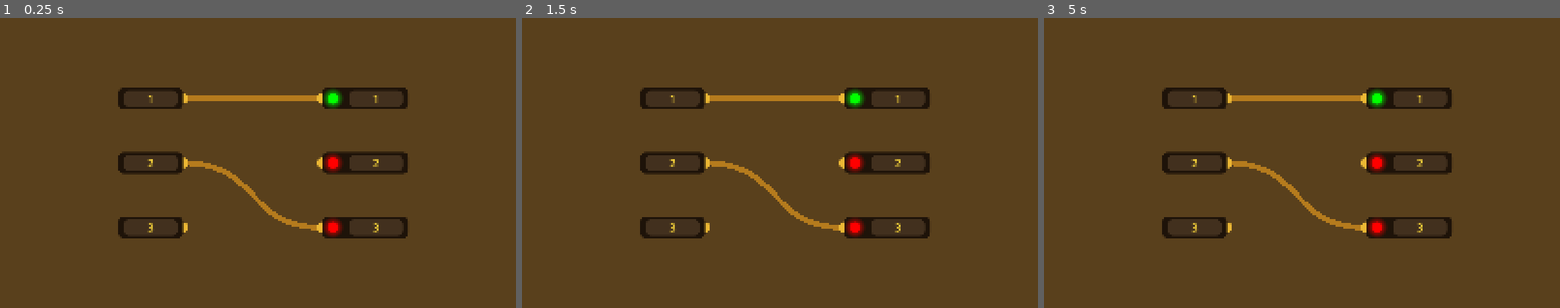
Above: before the commit, frames 1-3 (left to right).
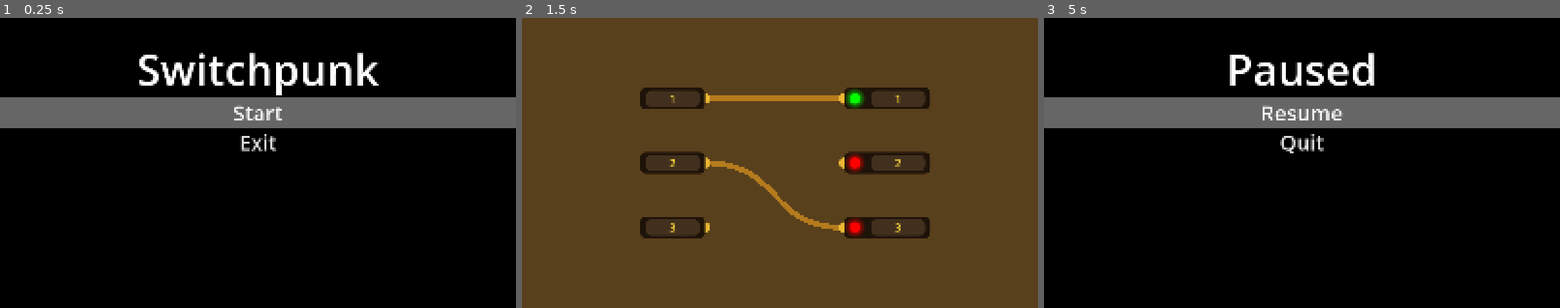
Above: after the commit, the same moments.

Repository: elemel/switchpunk
Game: Godot game, scene res://scenes/main.tscn
Two runs of this game, one before a commit and one after it. Both use one fixed random seed, a clock stepped at 60 frames per second and the inputs below.
Inputs (mouse positions are in pixels of both pictures, inside the frame that each line leads up to):
- Up to frame 1 (0.25 s): no input
- Up to frame 2 (1.5 s): click (780, 113) at 0.5 s, where only the run after the commit has a clickable "Start"; tap Enter at 1.25 s; move the mouse to (893, 148) at 1.27 s; press the mouse at (893, 148) at 1.28 s
- Up to frame 3 (5 s): tap Space at 2, 3.5 s; move the mouse to (1198, 177) at 2.02 s; release the mouse at (1198, 177) at 2.03 s; click (1198, 177) at 2.1 s; tap Enter at 2.75, 4.25 s; move the mouse to (1353, 99) at 2.77 s; press the mouse at (1353, 99) at 2.78 s; move the mouse to (1276, 221) at 3.52 s; release the mouse at (1276, 221) at 3.53 s; click (1276, 221) at 3.6 s; move the mouse to (1456, 206) at 4.27 s; press the mouse at (1456, 206) at 4.28 s; tap Escape (ui_cancel) at 4.9 s

The runs differ from the first frame. In frame 1, 100% of the frame differs, in the area x 0-100%, y 0-100%; in frame 2, nothing differs; in frame 3, 100%.

Commit message:
Rename project to Switchpunk

Diff:
--- a/game/project.godot
+++ b/game/project.godot
@@ -10,7 +10,7 @@
 
 [application]
 
-config/name="Old Tech"
+config/name="Switchpunk"
 run/main_scene="res://scenes/main.tscn"
 config/features=PackedStringArray("4.7", "GL Compatibility")
 config/icon="res://icon.svg"
@@ -31,6 +31,11 @@
 "events": [Object(InputEventMouseButton,"resource_local_to_scene":false,"resource_name":"","device":-1,"window_id":0,"a …(261 unchanged characters)…
 ]
 }
+pause={
+"deadzone": 0.2,
+"events": [Object(InputEventKey,"resource_local_to_scene":false,"resource_name":"","device":-1,"window_id":0,"alt_pressed":false,"shift_pressed":false,"ctrl_pressed":false,"meta_pressed":false,"pressed":false,"keycode":0,"physical_keycode":80,"key_label":0,"unicode":112,"location":0,"echo":false,"script":null)
+]
+}
 
 [physics]
 
--- a/game/scenes/main.tscn
+++ b/game/scenes/main.tscn
@@ -1,12 +1,26 @@
 [gd_scene format=3 uid="uid://dc1k8c1u03wl2"]
 
 [ext_resource type="Script" uid="uid://dvjnp03qo10wv" path="res://scripts/player.gd" id="1_tbgi4"]
+[ext_resource type="Script" uid="uid://b5om17iyx8ye0" path="res://scripts/main.gd" id="1_tefeu"]
 [ext_resource type="PackedScene" uid="uid://byaeh6ahs4sw7" path="res://scenes/output_port.tscn" id="3_tipki"]
 [ext_resource type="PackedScene" uid="uid://cnjbj6uejr56e" path="res://scenes/input_port.tscn" id="4_85g3d"]
 [ext_resource type="PackedScene" uid="uid://r2y041fo0bby" path="res://scenes/wire.tscn" id="4_jyhfs"]
 [ext_resource type="PackedScene" uid="uid://cw2cirah7xdc0" path="res://scenes/levels/level_1.tscn" id="5_tbgi4"]
+[ext_resource type="Script" uid="uid://dofoi167hatt1" path="res://scripts/screens/pause_screen.gd" id="7_o6xl0"]
+[ext_resource type="Theme" uid="uid://cjmuympwmgir7" path="res://themes/button_theme.tres" id="8_tipki"]
+[ext_resource type="StyleBox" uid="uid://bjtvfauwsxb70" path="res://styles/buttons/button_focus_style.tres" id="9_85g3d"]
+[ext_resource type="StyleBox" uid="uid://bgivmmvxrq3fs" path="res://styles/buttons/button_normal_style.tres" id="9_choun"]
+[ext_resource type="StyleBox" uid="uid://yx6egmjdr2ug" path="res://styles/buttons/button_pressed_style.tres" id="10_ya4ey"]
+[ext_resource type="StyleBox" uid="uid://c8bnm3vu4xrbs" path="res://styles/buttons/button_hover_style.tres" id="11_eb6dy"]
+[ext_resource type="Script" uid="uid://xxo0es8kjqtc" path="res://scripts/screens/title_screen.gd" id="13_trceg"]
 
-[node name="Main" type="Node2D" unique_id=1967515149]
+[sub_resource type="StyleBoxFlat" id="StyleBoxFlat_ya4ey"]
+bg_color = Color(0, 0, 0, 1)
+
+[node name="Main" type="Node2D" unique_id=1967515149 node_paths=PackedStringArray("pause_screen")]
+process_mode = 3
+script = ExtResource("1_tefeu")
+pause_screen = NodePath("PauseScreen")
 
 [node name="Player" type="Node2D" parent="." unique_id=457860793]
 script = ExtResource("1_tbgi4")
@@ -20,3 +34,122 @@
 [node name="Levels" type="Node2D" parent="." unique_id=1347675565]
 
 [node name="Level1" parent="Levels" unique_id=1959346673 instance=ExtResource("5_tbgi4")]
+
+[node name="PauseScreen" type="CanvasLayer" parent="." unique_id=1497890181 node_paths=PackedStringArray("title_screen", "resume_button", "quit_button")]
+visible = false
+script = ExtResource("7_o6xl0")
+title_screen = NodePath("../TitleScreen")
+resume_button = NodePath("VBoxContainer/ResumeButton")
+quit_button = NodePath("VBoxContainer/QuitButton")
+
+[node name="ColorRect" type="ColorRect" parent="PauseScreen" unique_id=1036024892]
+anchors_preset = 15
+anchor_right = 1.0
+anchor_bottom = 1.0
+grow_horizontal = 2
+grow_vertical = 2
+color = Color(0, 0, 0, 1)
+
+[node name="VBoxContainer" type="VBoxContainer" parent="PauseScreen" unique_id=1229252601]
+anchors_preset = 10
+anchor_right = 1.0
+offset_bottom = 308.0
+grow_horizontal = 2
+theme_override_constants/separation = 0
+
+[node name="HSeparator" type="HSeparator" parent="PauseScreen/VBoxContainer" unique_id=954601363]
+custom_minimum_size = Vector2(0, 100)
+layout_mode = 2
+theme_override_constants/separation = 0
+theme_override_styles/separator = SubResource("StyleBoxFlat_ya4ey")
+
+[node name="TitleLabel" type="Label" parent="PauseScreen/VBoxContainer" unique_id=1551781185]
+layout_mode = 2
+theme_override_font_sizes/font_size = 200
+text = "Paused"
+horizontal_alignment = 1
+
+[node name="ResumeButton" type="Button" parent="PauseScreen/VBoxContainer" unique_id=125333345]
+layout_mode = 2
+theme = ExtResource("8_tipki")
+theme_override_constants/h_separation = 0
+theme_override_styles/normal = ExtResource("9_choun")
+theme_override_styles/pressed = ExtResource("10_ya4ey")
+theme_override_styles/hover = ExtResource("11_eb6dy")
+theme_override_styles/hover_pressed = ExtResource("10_ya4ey")
+theme_override_styles/disabled = ExtResource("9_choun")
+theme_override_styles/focus = ExtResource("9_85g3d")
+text = "Resume"
+
+[node name="QuitButton" type="Button" parent="PauseScreen/VBoxContainer" unique_id=71978203]
+layout_mode = 2
+theme = ExtResource("8_tipki")
+theme_override_constants/h_separation = 0
+theme_override_styles/normal = ExtResource("9_choun")
+theme_override_styles/pressed = ExtResource("10_ya4ey")
+theme_override_styles/hover = ExtResource("11_eb6dy")
+theme_override_styles/hover_pressed = ExtResource("10_ya4ey")
+theme_override_styles/disabled = ExtResource("9_choun")
+theme_override_styles/focus = ExtResource("9_85g3d")
+text = "Quit"
+
+[node name="TitleScreen" type="CanvasLayer" parent="." unique_id=1159122221 node_paths=PackedStringArray("start_button", "exit_button")]
+script = ExtResource("13_trceg")
+start_button = NodePath("VBoxContainer/StartButton")
+exit_button = NodePath("VBoxContainer/ExitButton")
+
+[node name="ColorRect" type="ColorRect" parent="TitleScreen" unique_id=1514991834]
+anchors_preset = 15
+anchor_right = 1.0
+anchor_bottom = 1.0
+grow_horizontal = 2
+grow_vertical = 2
+color = Color(0, 0, 0, 1)
+
+[node name="VBoxContainer" type="VBoxContainer" parent="TitleScreen" unique_id=2044592572]
+anchors_preset = 10
+anchor_right = 1.0
+offset_bottom = 308.0
+grow_horizontal = 2
+theme_override_constants/separation = 0
+
+[node name="HSeparator" type="HSeparator" parent="TitleScreen/VBoxContainer" unique_id=1385399693]
+custom_minimum_size = Vector2(0, 100)
+layout_mode = 2
+theme_override_constants/separation = 0
+theme_override_styles/separator = SubResource("StyleBoxFlat_ya4ey")
+
+[node name="TitleLabel" type="Label" parent="TitleScreen/VBoxContainer" unique_id=706183881]
+layout_mode = 2
+theme_override_font_sizes/font_size = 200
+text = "Switchpunk"
+horizontal_alignment = 1
+
+[node name="StartButton" type="Button" parent="TitleScreen/VBoxContainer" unique_id=275550362]
+layout_mode = 2
+theme = ExtResource("8_tipki")
+theme_override_constants/h_separation = 0
+theme_override_styles/normal = ExtResource("9_choun")
+theme_override_styles/pressed = ExtResource("10_ya4ey")
+theme_override_styles/hover = ExtResource("11_eb6dy")
+theme_override_styles/hover_pressed = ExtResource("10_ya4ey")
+theme_override_styles/disabled = ExtResource("9_choun")
+theme_override_styles/focus = ExtResource("9_85g3d")
+text = "Start"
+
+[node name="ExitButton" type="Button" parent="TitleScreen/VBoxContainer" unique_id=169362708]
+layout_mode = 2
+theme = ExtResource("8_tipki")
+theme_override_constants/h_separation = 0
+theme_override_styles/normal = ExtResource("9_choun")
+theme_override_styles/pressed = ExtResource("10_ya4ey")
+theme_override_styles/hover = ExtResource("11_eb6dy")
+theme_override_styles/hover_pressed = ExtResource("10_ya4ey")
+theme_override_styles/disabled = ExtResource("9_choun")
+theme_override_styles/focus = ExtResource("9_85g3d")
+text = "Exit"
+
+[connection signal="pressed" from="PauseScreen/VBoxContainer/ResumeButton" to="PauseScreen" method="_on_resume_button_pressed"]
+[connection signal="pressed" from="PauseScreen/VBoxContainer/QuitButton" to="PauseScreen" method="_on_quit_button_pressed"]
+[connection signal="pressed" from="TitleScreen/VBoxContainer/StartButton" to="TitleScreen" method="_on_start_button_pressed"]
+[connection signal="pressed" from="TitleScreen/VBoxContainer/ExitButton" to="TitleScreen" method="_on_exit_button_pressed"]
--- /dev/null
+++ b/game/scripts/main.gd
@@ -0,0 +1,26 @@
+extends Node2D
+class_name Main
+
+@export var pause_screen: PauseScreen
+
+var is_web := false
+
+
+func _ready() -> void:
+	is_web = OS.has_feature("web")
+
+
+func _unhandled_input(event: InputEvent) -> void:
+	if event.is_action_pressed("pause"):
+		pause()
+		get_viewport().set_input_as_handled()
+
+	if event.is_action_pressed("ui_cancel") and not is_web:
+		pause()
+		get_viewport().set_input_as_handled()
+
+
+func pause() -> void:
+	get_tree().paused = true
+	pause_screen.visible = true
+	pause_screen.resume_button.grab_focus()
--- /dev/null
+++ b/game/scripts/screens/pause_screen.gd
@@ -0,0 +1,35 @@
+extends CanvasLayer
+class_name PauseScreen
+
+@export var title_screen: TitleScreen
+
+@export var resume_button: Button
+@export var quit_button: Button
+
+var is_web := OS.has_feature("web")
+
+
+func _on_resume_button_pressed() -> void:
+	resume()
+	get_viewport().set_input_as_handled()
+
+
+func _unhandled_input(event: InputEvent) -> void:
+	if visible and event.is_action_pressed("pause"):
+		resume()
+		get_viewport().set_input_as_handled()
+
+	if visible and event.is_action_pressed("ui_cancel") and not is_web:
+		resume()
+		get_viewport().set_input_as_handled()
+
+
+func resume() -> void:
+	get_tree().paused = false
+	visible = false
+
+
+func _on_quit_button_pressed() -> void:
+	title_screen.visible = true
+	title_screen.start_button.grab_focus()
+	get_viewport().set_input_as_handled()
--- /dev/null
+++ b/game/scripts/screens/title_screen.gd
@@ -0,0 +1,38 @@
+extends CanvasLayer
+class_name TitleScreen
+
+@export var start_button: Button
+@export var exit_button: Button
+
+var is_web := OS.has_feature("web")
+
+
+func _ready() -> void:
+	if is_web:
+		exit_button.visible = false
+
+	start_button.grab_focus()
+
+
+func _unhandled_input(event: InputEvent) -> void:
+	if visible and event.is_action_pressed("ui_cancel") and not is_web:
+		exit()
+		get_viewport().set_input_as_handled()
+
+
+func _on_start_button_pressed() -> void:
+	start()
+	get_viewport().set_input_as_handled()
+
+
+func start() -> void:
+	visible = false
+
+
+func _on_exit_button_pressed() -> void:
+	exit()
+	get_viewport().set_input_as_handled()
+
+
+func exit() -> void:
+	get_tree().quit()
--- /dev/null
+++ b/game/styles/buttons/button_focus_style.tres
@@ -0,0 +1,4 @@
+[gd_resource type="StyleBoxFlat" format=3 uid="uid://bjtvfauwsxb70"]
+
+[resource]
+bg_color = Color(0.4, 0.4, 0.4, 1)
--- /dev/null
+++ b/game/styles/buttons/button_hover_style.tres
@@ -0,0 +1,4 @@
+[gd_resource type="StyleBoxFlat" format=3 uid="uid://c8bnm3vu4xrbs"]
+
+[resource]
+bg_color = Color(0.2, 0.2, 0.2, 1)
--- /dev/null
+++ b/game/styles/buttons/button_normal_style.tres
@@ -0,0 +1,4 @@
+[gd_resource type="StyleBoxFlat" format=3 uid="uid://bgivmmvxrq3fs"]
+
+[resource]
+bg_color = Color(0, 0, 0, 1)
--- /dev/null
+++ b/game/styles/buttons/button_pressed_style.tres
@@ -0,0 +1,3 @@
+[gd_resource type="StyleBoxFlat" format=3 uid="uid://yx6egmjdr2ug"]
+
+[resource]
--- /dev/null
+++ b/game/themes/button_theme.tres
@@ -0,0 +1,4 @@
+[gd_resource type="Theme" format=3 uid="uid://cjmuympwmgir7"]
+
+[resource]
+default_font_size = 100
Not shown, added: game/scripts/main.gd.uid
Not shown, added: game/scripts/screens/pause_screen.gd.uid
Not shown, added: game/scripts/screens/title_screen.gd.uid
Not shown, changed: README.md
